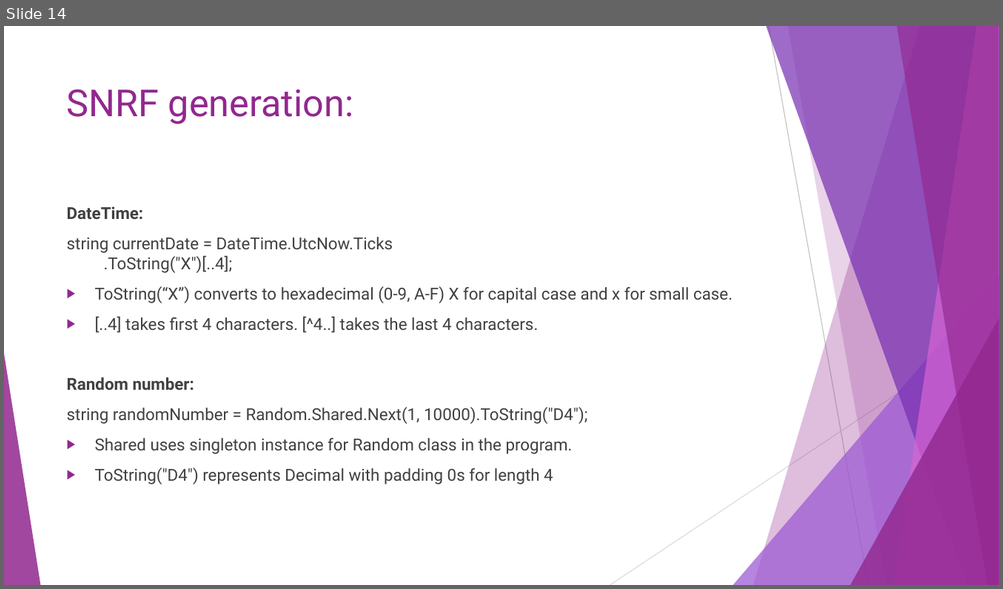
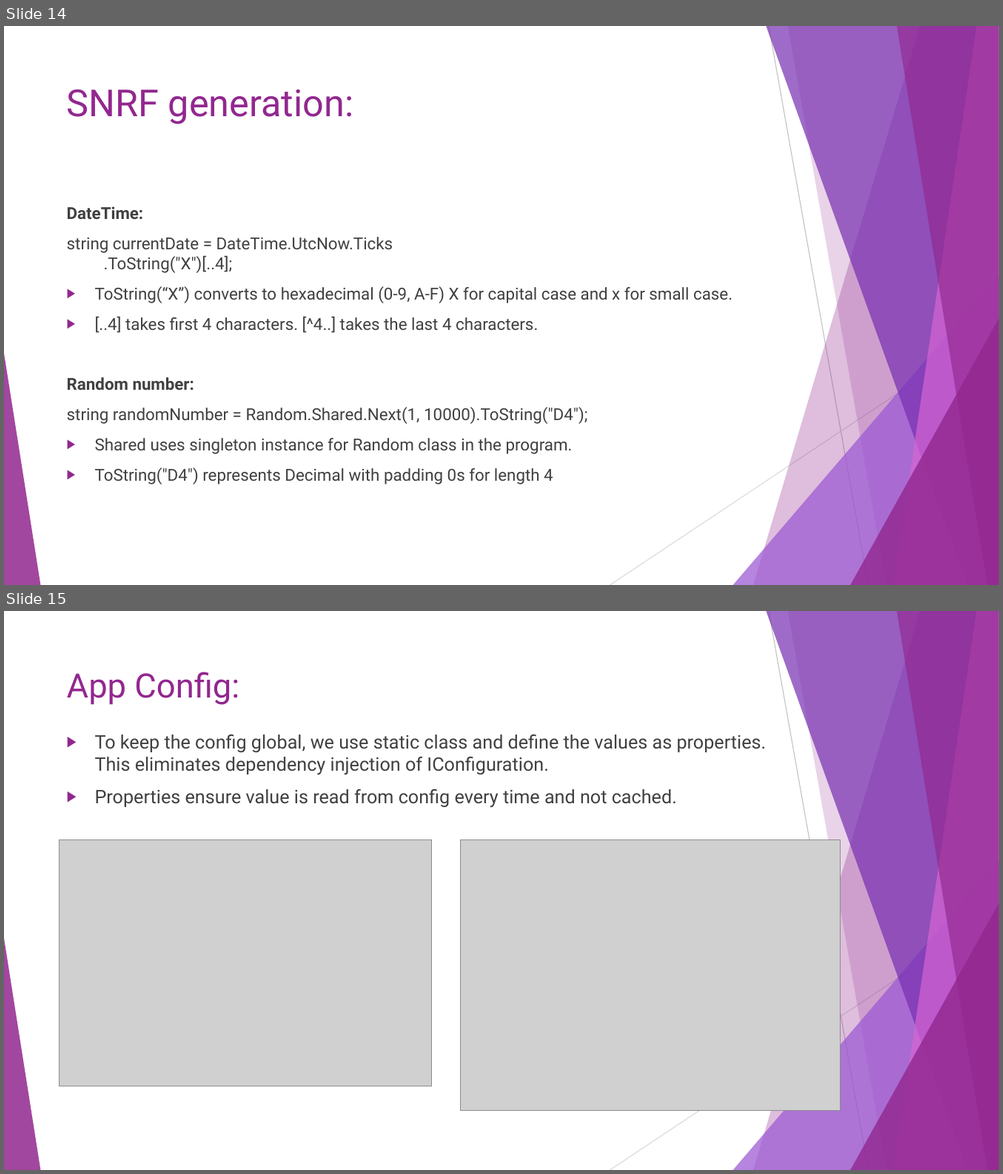
Before and after one commit to Sakthi-kc/Hands-on-.NET-projects, a slide deck: notes/get partner details logics implemented.pptx. Shown one above the other, each under a label of ours: slide 14 before the commit, slides 14 and 15 after it. The pictures are 1003x589 and 1003x1174 pixels, drawn with LibreOffice and Linux fonts; fonts in the diff are those of the drawing; grey boxes stand for pictures. Boxes give left, top, right and bottom in pixels: in the first picture for what was removed or moved away, otherwise in the second. Text is boxed around its words. In the diff, an @@ line names an element or a change of style, - is before the commit and + after.

Commit message:
Defined a global config class file

```diff
--- a/notes/get partner details logics implemented.pptx
+++ b/notes/get partner details logics implemented.pptx
@@ slide 15 added at box(4, 611, 999, 1170), background #FFFFFF; not listed: 10 template elements that a slide beside it also shows @@
@@ title added at box(67, 672, 239, 705), 32.4 pt, text #92278F @@
+App Config:
@@ text added at box(95, 735, 766, 808), 18 pt, text #404040 @@
+▶ To keep the config global, we use static class and define the values as properties. This eliminates dependency injection of IConfiguration.
+▶ Properties ensure value is read from config every time and not cached.
@@ picture added at box(60, 840, 432, 1086) @@
@@ picture added at box(461, 840, 839, 1111) @@
```
Also in this commit, not shown: 1 slide changed, 18 other files.
